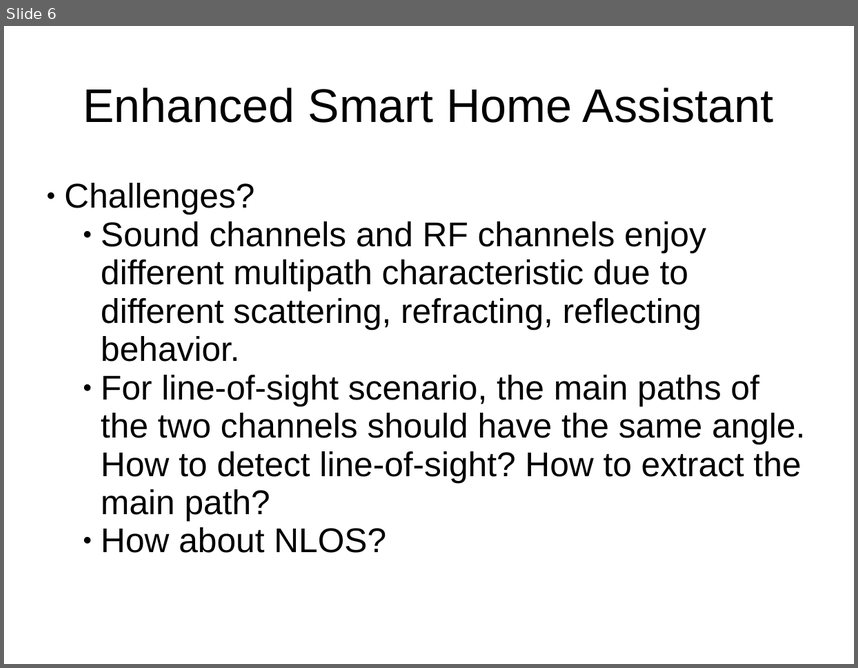
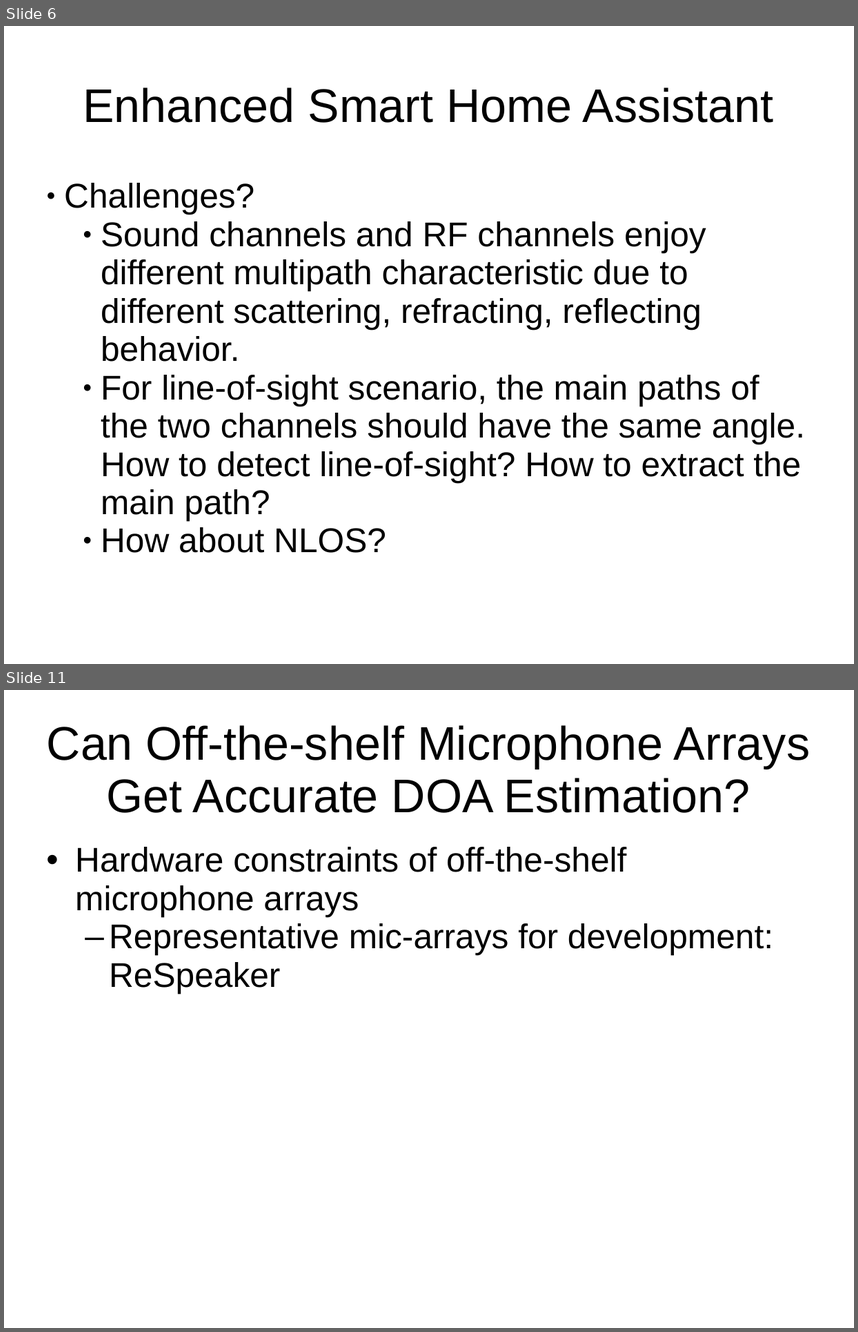
Before and after one commit to HSID/Ubuntu-Desktop, a slide deck: Enhanced-Smart-Home-Assistant.ppt. Shown one above the other, each under a label of ours: slide 6 before the commit, slides 6 and 11 after it; the slides between them are not shown. The pictures are 858x668 and 858x1332 pixels, drawn with LibreOffice and Linux fonts; fonts in the diff are those of the drawing. Boxes give left, top, right and bottom in pixels: in the first picture for what was removed or moved away, otherwise in the second. Text is boxed around its words. In the diff, an @@ line names an element or a change of style, - is before the commit and + after.

```diff
--- a/Enhanced-Smart-Home-Assistant.ppt
+++ b/Enhanced-Smart-Home-Assistant.ppt
@@ slide 11 added at [4, 690, 854, 1328], background #FFFFFF @@
@@ title added at [47, 725, 810, 813], 44 pt, text #000000 @@
+Can Off-the-shelf Microphone Arrays Get Accurate DOA Estimation?
@@ subtitle added at [75, 847, 773, 993], 32 pt, text #000000 @@
+• Hardware constraints of off-the-shelf microphone arrays
+  – Representative mic-arrays for development: ReSpeaker
```
Also in this commit, not shown: 5 other slides added, 4 other files.
